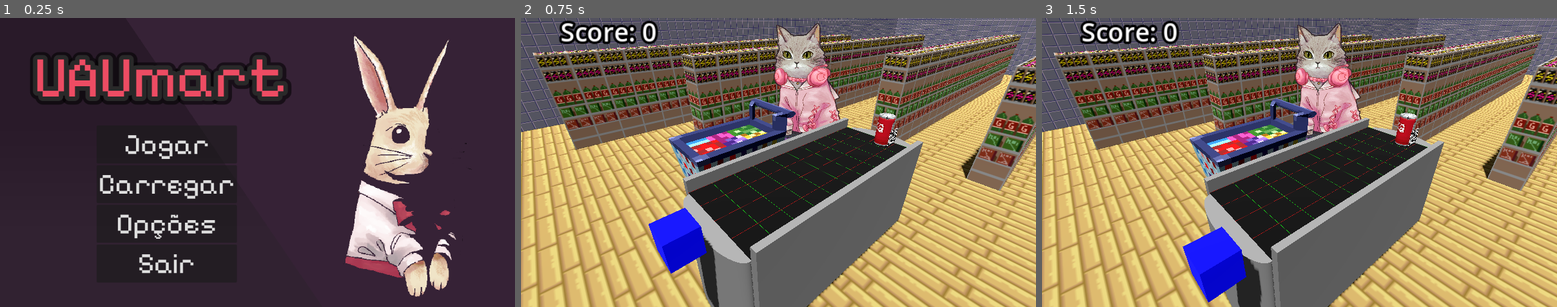
Above: before the commit, frames 1-3 (left to right).
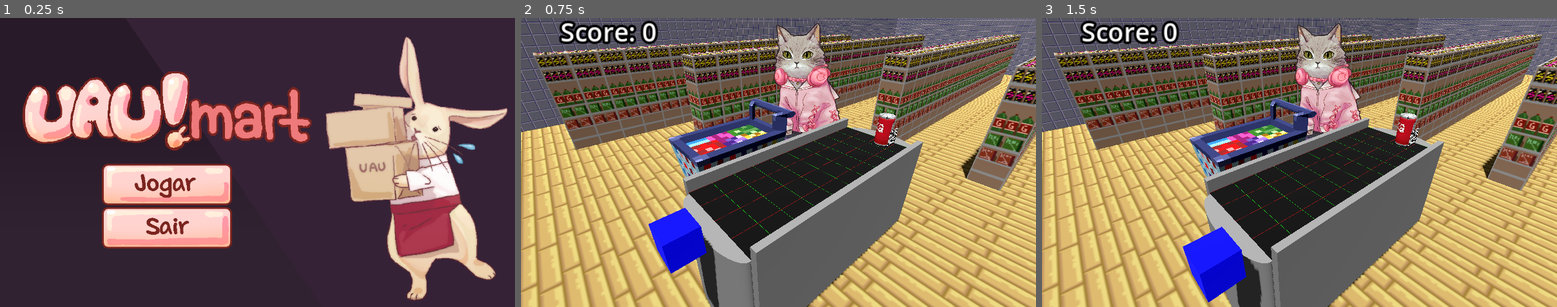
Above: after the commit, the same moments.

Repository: Sacolle/Gamejam
Game: Godot game, scene res://menu.tscn
The game is run twice, just before and just after one commit, with the same random seed, the same clock (stepped at 60 frames per second) and the same inputs. This scene is started directly instead of the project's main scene.
Inputs (mouse positions are in pixels of both pictures, inside the frame that each line leads up to):
- Up to frame 1 (0.25 s): no input
- Up to frame 2 (0.75 s): click (685, 182) at 0.5 s, where only the run before the commit has a clickable "Carregar"
- Up to frame 3 (1.5 s): tap Enter at 1.25 s; move the mouse to (1412, 148) at 1.27 s; hold D (right) from 1.28 s (still down); hold Space (scan) from 1.28 s (still down); click (1412, 148) at 1.42 s

The runs differ from the first frame. In frame 1, 34% of the frame differs, in the area x 4-99%, y 6-98%; in frame 2, nothing differs; in frame 3, nothing differs.

Commit message:
menu

Diff:
--- a/menu.tscn
+++ b/menu.tscn
@@ -1,10 +1,15 @@
-[gd_scene load_steps=7 format=3 uid="uid://cyb88nidcvb51"]
+[gd_scene load_steps=12 format=3 uid="uid://cyb88nidcvb51"]
 
 [ext_resource type="Script" path="res://menu.gd" id="1_gkga2"]
 [ext_resource type="Texture2D" uid="uid://dp557lti83w5p" path="res://assets/pc/bonitrevas.png" id="2_7sybx"]
 [ext_resource type="Theme" uid="uid://e3wa1604kqud" path="res://ui_theme.tres" id="2_huf66"]
 [ext_resource type="Texture2D" uid="uid://lriuoepufebt" path="res://assets/bg.png" id="2_rwdav"]
-[ext_resource type="Texture2D" uid="uid://esfjrl8dg062" path="res://assets/Uaumart.png" id="4_qsru8"]
+[ext_resource type="Texture2D" uid="uid://rlcc2wgnq3h6" path="res://assets/sprites/mainmenu.png" id="3_2tigh"]
+[ext_resource type="Texture2D" uid="uid://cpjag41nlpy6y" path="res://assets/hud/logo.png" id="5_cfpyk"]
+[ext_resource type="Texture2D" uid="uid://cf84veoxpo53i" path="res://assets/hud/jogar.png" id="7_mwki3"]
+[ext_resource type="Texture2D" uid="uid://dpwsbl8fs0gmi" path="res://assets/hud/jogarpress.png" id="8_qpuv2"]
+[ext_resource type="Texture2D" uid="uid://c08m5ymjnhdor" path="res://assets/hud/sair.png" id="9_gyg7f"]
+[ext_resource type="Texture2D" uid="uid://dtejwbiqnsm8n" path="res://assets/hud/sairpress.png" id="10_4nuh2"]
 
 [sub_resource type="StyleBoxEmpty" id="StyleBoxEmpty_h8ioq"]
 
@@ -27,7 +32,14 @@
 texture = ExtResource("2_rwdav")
 metadata/_edit_lock_ = true
 
+[node name="Mainmenu" type="Sprite2D" parent="TextureRect"]
+position = Vector2(932, 338)
+scale = Vector2(0.9, 0.909)
+texture = ExtResource("3_2tigh")
+metadata/_edit_lock_ = true
+
 [node name="boni_menu" type="TextureRect" parent="TextureRect"]
+visible = false
 layout_mode = 1
 anchors_preset = -1
 anchor_left = 0.84
@@ -71,12 +83,13 @@
 metadata/_edit_lock_ = true
 
 [node name="Título" type="TextureRect" parent="MarginContainer/HBoxContainer/VBoxContainer"]
-visible = false
 layout_mode = 2
-texture = ExtResource("4_qsru8")
+texture = ExtResource("5_cfpyk")
 expand_mode = 5
+metadata/_edit_lock_ = true
 
 [node name="Label" type="Label" parent="MarginContainer/HBoxContainer/VBoxContainer"]
+visible = false
 layout_mode = 2
 theme = ExtResource("2_huf66")
 text = " UAUmart"
@@ -94,32 +107,21 @@
 size_flags_stretch_ratio = 0.38
 metadata/_edit_lock_ = true
 
-[node name="JogarBtn" type="Button" parent="MarginContainer/HBoxContainer/VBoxContainer/VBoxContainer2"]
+[node name="JogarBtn" type="TextureButton" parent="MarginContainer/HBoxContainer/VBoxContainer/VBoxContainer2"]
 layout_mode = 2
-theme = ExtResource("2_huf66")
-theme_type_variation = &"FlatButton"
-text = "Jogar"
+mouse_default_cursor_shape = 2
+texture_normal = ExtResource("7_mwki3")
+texture_pressed = ExtResource("8_qpuv2")
+texture_hover = ExtResource("8_qpuv2")
+metadata/_edit_lock_ = true
 
-[node name="CarregarBtn" type="Button" parent="MarginContainer/HBoxContainer/VBoxContainer/VBoxContainer2"]
+[node name="SairBtn" type="TextureButton" parent="MarginContainer/HBoxContainer/VBoxContainer/VBoxContainer2"]
 layout_mode = 2
-theme = ExtResource("2_huf66")
-theme_type_variation = &"FlatButton"
-text = "Carregar"
-
-[node name="OpcoesBtn" type="Button" parent="MarginContainer/HBoxContainer/VBoxContainer/VBoxContainer2"]
-layout_mode = 2
-theme = ExtResource("2_huf66")
-theme_type_variation = &"FlatButton"
-text = "Opções"
-
-[node name="SairBtn" type="Button" parent="MarginContainer/HBoxContainer/VBoxContainer/VBoxContainer2"]
-layout_mode = 2
-theme = ExtResource("2_huf66")
-theme_type_variation = &"FlatButton"
-text = "Sair"
+mouse_default_cursor_shape = 2
+texture_normal = ExtResource("9_gyg7f")
+texture_pressed = ExtResource("10_4nuh2")
+texture_hover = ExtResource("10_4nuh2")
+metadata/_edit_lock_ = true
 
 [connection signal="pressed" from="MarginContainer/HBoxContainer/VBoxContainer/VBoxContainer2/JogarBtn" to="." method="_on_jogar_btn_pressed"]
-[connection signal="pressed" from="MarginContainer/HBoxContainer/VBoxContainer/VBoxContainer2/CarregarBtn" to="." method="_on_carregar_btn_pressed"]
-[connection signal="pressed" from="MarginContainer/HBoxContainer/VBoxContainer/VBoxContainer2/CarregarBtn" to="." method="_on_jogar_btn_pressed"]
-[connection signal="pressed" from="MarginContainer/HBoxContainer/VBoxContainer/VBoxContainer2/OpcoesBtn" to="." method="_on_opcoes_btn_pressed"]
 [connection signal="pressed" from="MarginContainer/HBoxContainer/VBoxContainer/VBoxContainer2/SairBtn" to="." method="_on_sair_btn_pressed"]
Binary file changed: assets/tiles/spinprogress.png
